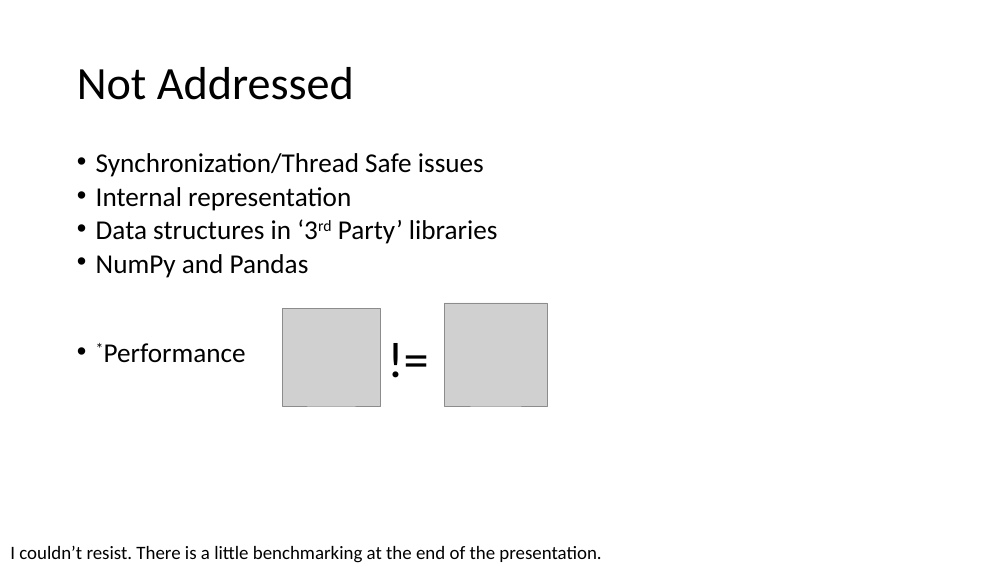
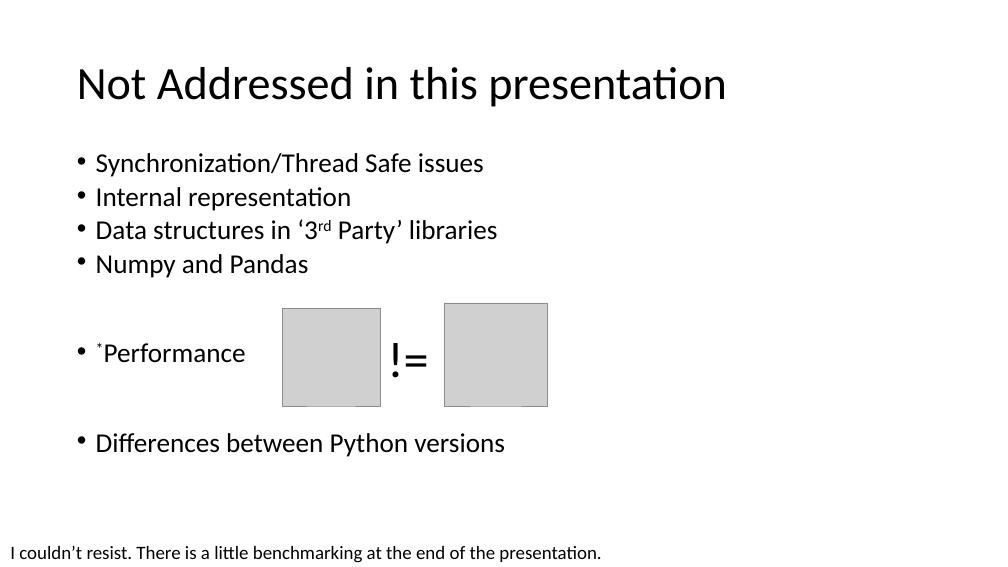
Before and after one commit to nicomp42/CCSCMidwest2021Tutorial, a slide deck: slide 4 of CCSC-MW Fall 2021.pptx. Drawn at 1008x567 pixels with LibreOffice and Linux fonts; fonts in the diff are those of the drawing; grey boxes stand for pictures. Boxes give left, top, right and bottom in pixels: in the first picture for what was removed or moved away, otherwise in the second. Text is boxed around its words. In the diff, an @@ line names an element or a change of style, - is before the commit and + after.

```diff
--- a/CCSC-MW Fall 2021.pptx
+++ b/CCSC-MW Fall 2021.pptx
@@ title at (77,67,727,107): text changed @@
-Not Addressed
+Not Addressed in this presentation
@@ text at (96,254,309,278): text changed @@
-• NumPy and Pandas
+• Numpy and Pandas
@@ text at (96,433,505,457): paragraph added @@
+• Differences between Python versions
```
Also in this commit, not shown: 5 other slides changed, 3 slides added, 1 other file.
